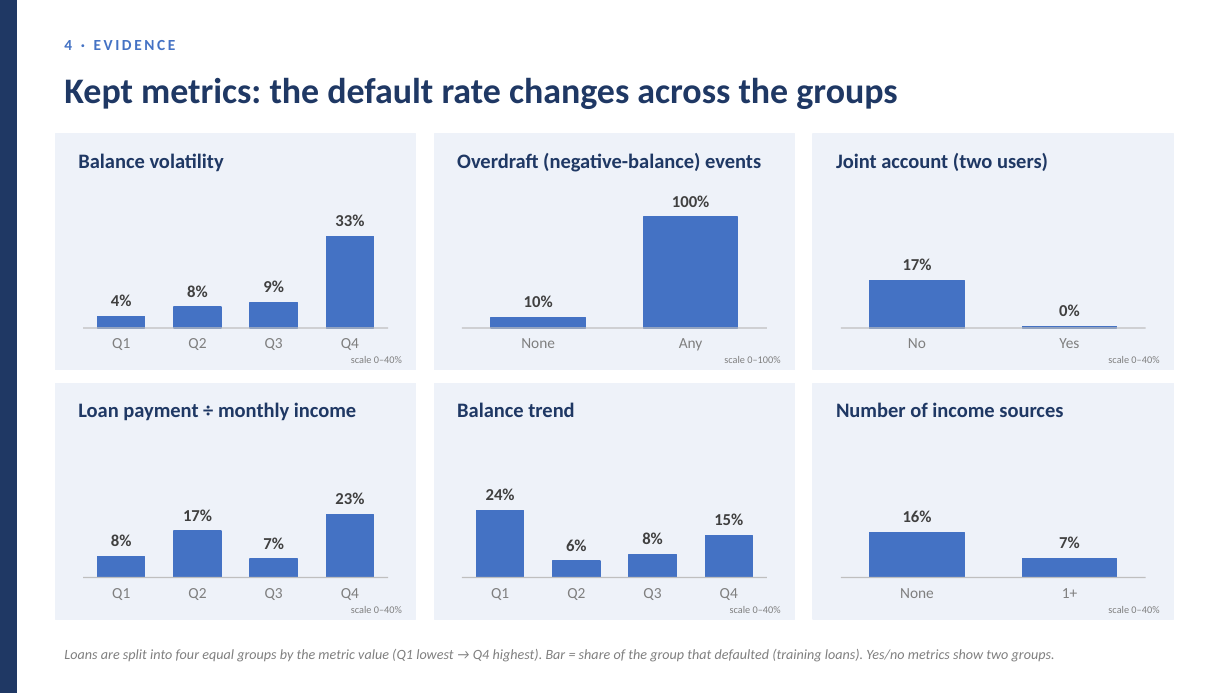
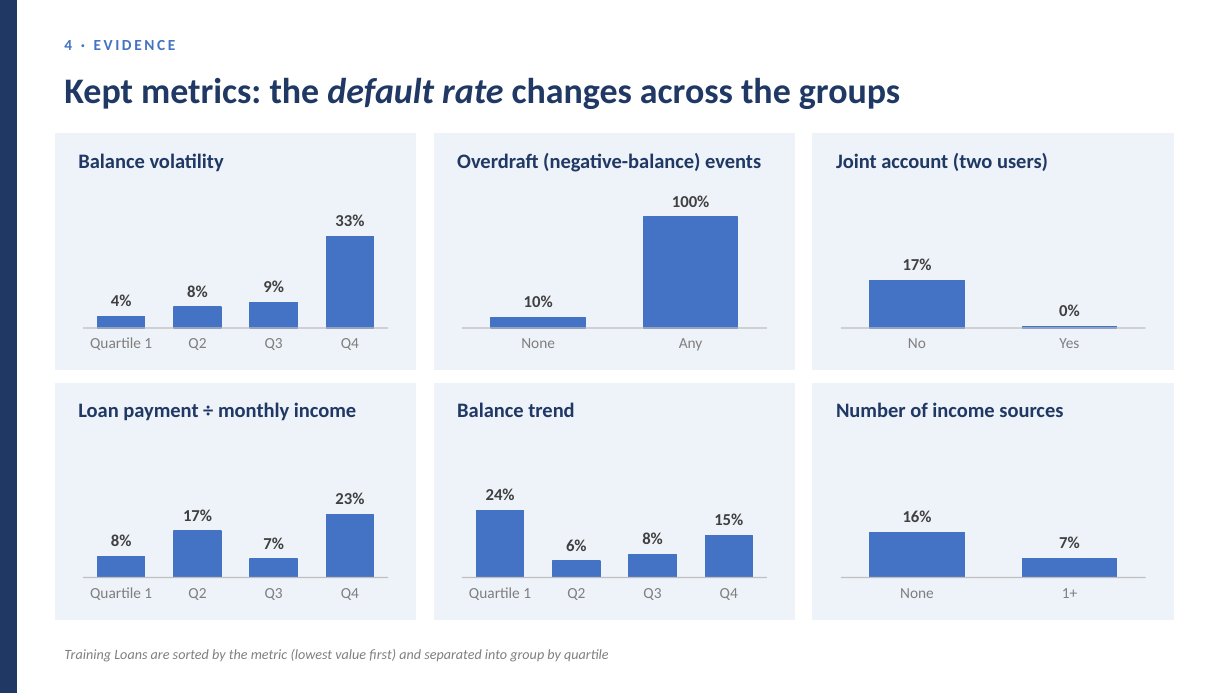
Before and after one commit to huotrithy/da-assignment-risk-scoring, a slide deck: slide 19 of docs/Final_Presentation.pptx (slide 18 before the commit). Drawn at 1232x693 pixels with LibreOffice and Linux fonts; fonts in the diff are those of the drawing. Boxes give left, top, right and bottom in pixels: in the first picture for what was removed or moved away, otherwise in the second. Text is boxed around its words. In the diff, an @@ line names an element or a change of style, - is before the commit and + after.

```diff
--- a/docs/Final_Presentation.pptx
+++ b/docs/Final_Presentation.pptx
@@ text "Kept metrics: the default rate ..." at <box>64,77,900,109</box>: italic on in "default rate" @@
@@ text at <box>90,337,152,350</box>: text changed @@
-Q1
+Quartile 1
@@ text removed at <box>351,356,402,363</box> @@
-scale 0–40%
@@ text removed at <box>724,356,780,363</box> @@
-scale 0–100%
@@ text removed at <box>1108,356,1159,363</box> @@
-scale 0–40%
@@ text at <box>90,587,152,600</box>: text changed @@
-Q1
+Quartile 1
@@ text at <box>469,587,531,600</box>: text changed @@
-Q1
+Quartile 1
@@ text removed at <box>351,606,402,613</box> @@
-scale 0–40%
@@ text removed at <box>730,606,781,613</box> @@
-scale 0–40%
@@ text removed at <box>1108,606,1159,613</box> @@
-scale 0–40%
@@ text at <box>64,649,609,662</box>: text changed @@
-Loans are split into four equal groups by the metric value (Q1 lowest → Q4 highest). Bar = share of the group that defaulted (training loans). Yes/no metrics show two groups.
+Training Loans are sorted by the metric (lowest value first) and separated into group by quartile
```
Also in this commit, not shown: 23 other slides changed, 4 slides added, 3 slides removed, 3 other files.
